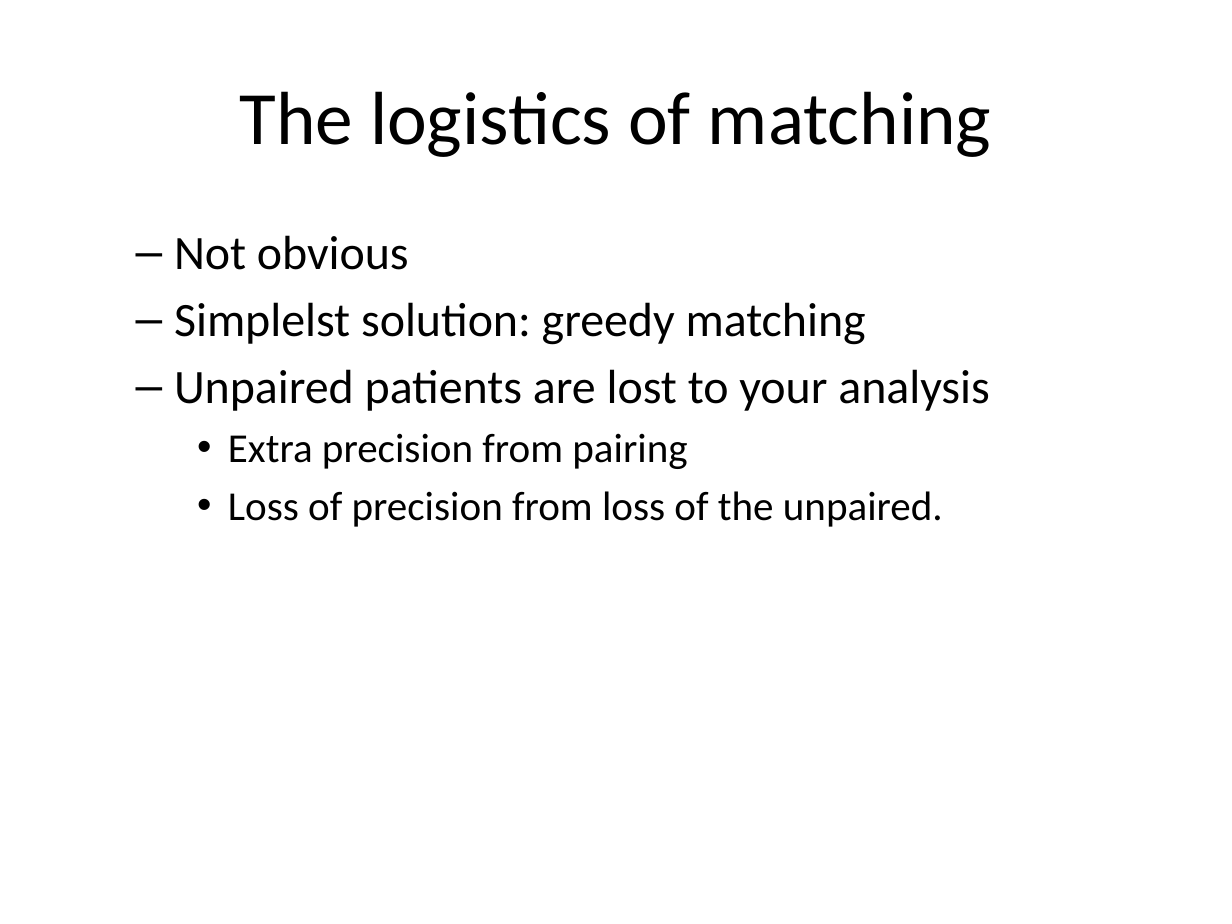
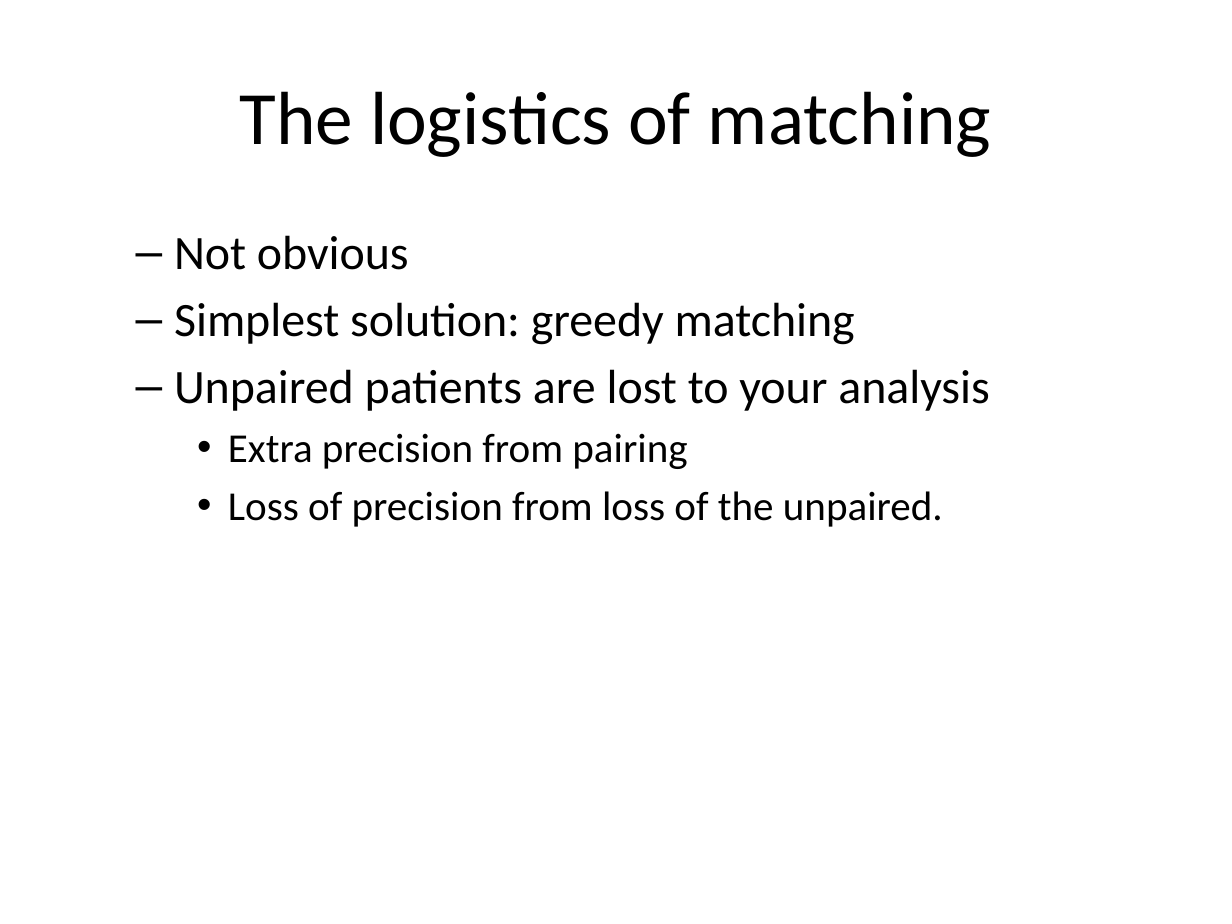
Before and after one commit to classes-medb/5510, a slide deck: slide 23 of src/video-08-sampling.pptx (slide 26 before the commit). Drawn at 1232x924 pixels with LibreOffice and Linux fonts; fonts in the diff are those of the drawing. Boxes give left, top, right and bottom in pixels: in the first picture for what was removed or moved away, otherwise in the second. Text is boxed around its words. In the diff, an @@ line names an element or a change of style, - is before the commit and + after.

```diff
--- a/src/video-08-sampling.pptx
+++ b/src/video-08-sampling.pptx
@@ text at (174,302,855,345): text changed @@
-  – Simplelst solution: greedy matching
+  – Simplest solution: greedy matching
```
Also in this commit, not shown: 5 other slides changed, 2 slides added, 3 slides removed, 3 other files.
